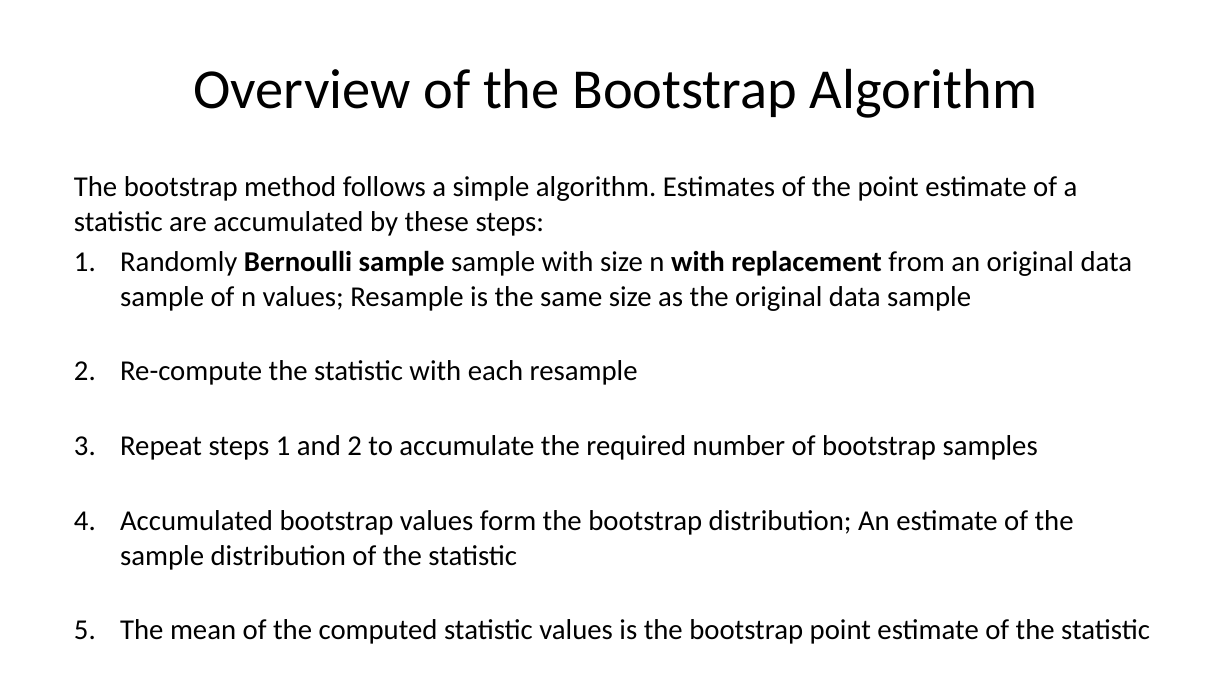
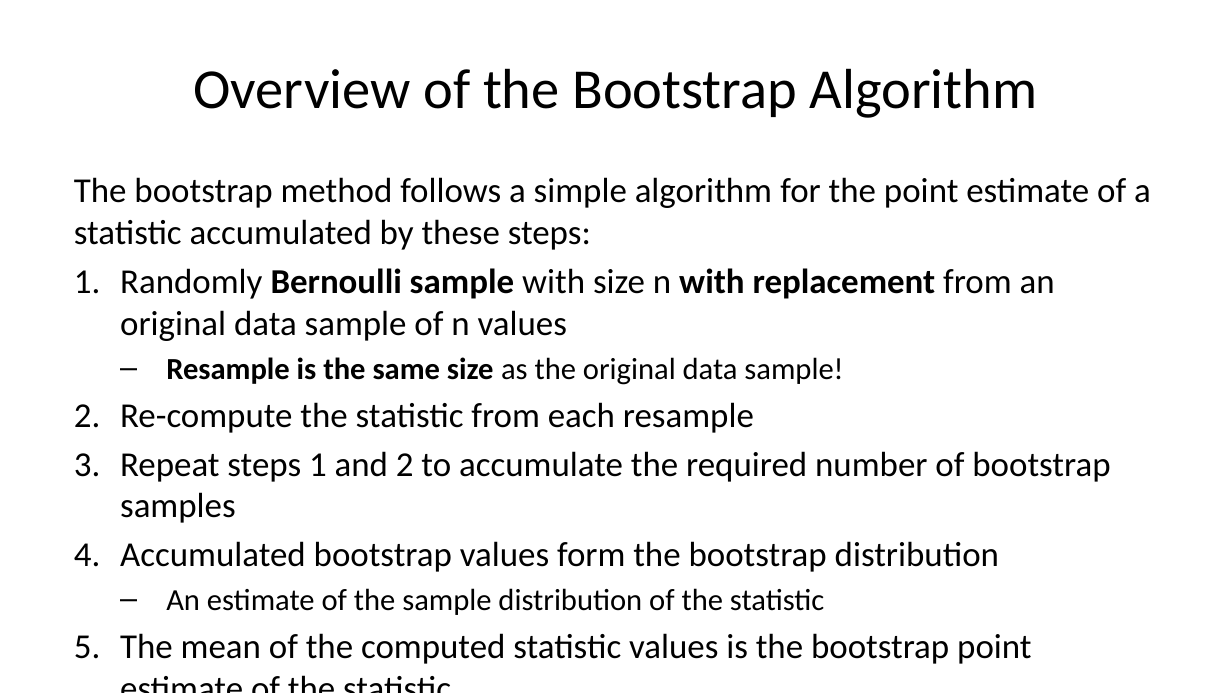
Before and after one commit to StephenElston/CSCI-E-83, a slide deck: slide 11 of LectureSlides/06b_IntroductionToBootstrap.pptx. Drawn at 1232x693 pixels with LibreOffice and Linux fonts; fonts in the diff are those of the drawing. Boxes give left, top, right and bottom in pixels: in the first picture for what was removed or moved away, otherwise in the second. Text is boxed around its words. In the diff, an @@ line names an element or a change of style, - is before the commit and + after.

```diff
--- a/LectureSlides/06b_IntroductionToBootstrap.pptx
+++ b/LectureSlides/06b_IntroductionToBootstrap.pptx
@@ text at [74,177,1151,433]: text changed; size 16.8 to 20.4 pt @@
-The bootstrap method follows a simple algorithm. Estimates of the point estimate of a statistic are accumulated by these steps:
-1. Randomly Bernoulli sample sample with size n with replacement from an original data sample of n values; Resample is the same size as the original data sample
-2. Re-compute the statistic with each resample
+The bootstrap method follows a simple algorithm for the point estimate of a statistic accumulated by these steps:
+1. Randomly Bernoulli sample with size n with replacement from an original data sample of n values
+  – Resample is the same size as the original data sample!
+2. Re-compute the statistic from each resample
@@ text at [120,451,1110,664]: size 16.8 to 20.4 pt in "Repeat steps 1 and 2 to accumulate ...", "The mean of the computed statistic values ..." @@
@@ text at [120,541,999,615]: text changed; size 16.8 to 20.4 pt @@
-4. Accumulated bootstrap values form the bootstrap distribution; An estimate of the sample distribution of the statistic
+4. Accumulated bootstrap values form the bootstrap distribution
+  – An estimate of the sample distribution of the statistic
```
Also in this commit, not shown: 10 other slides changed, 1 other file.
